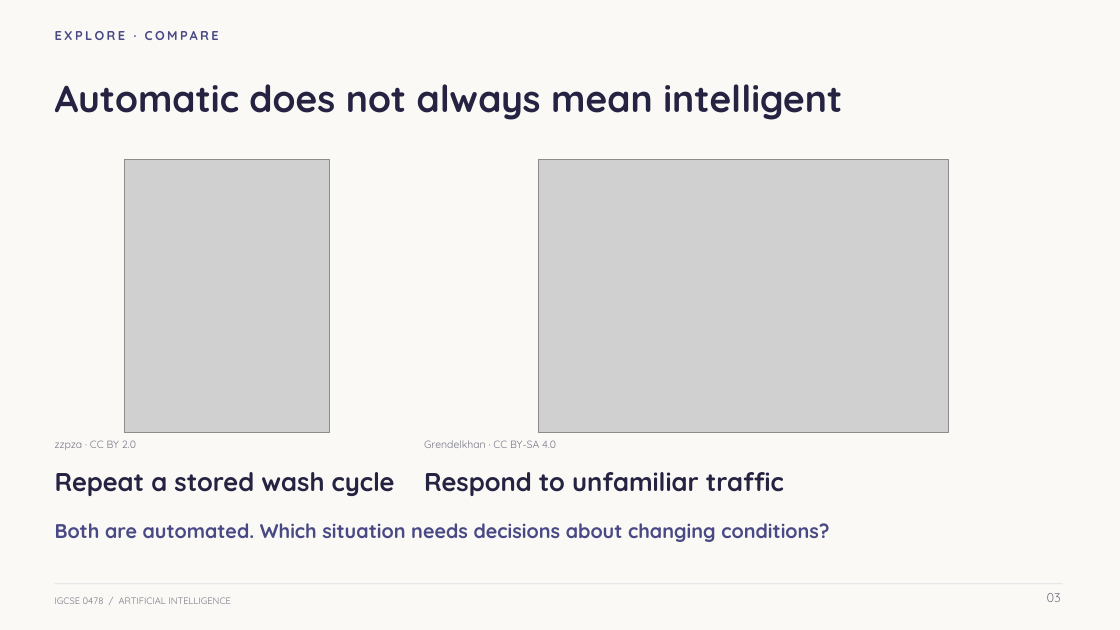
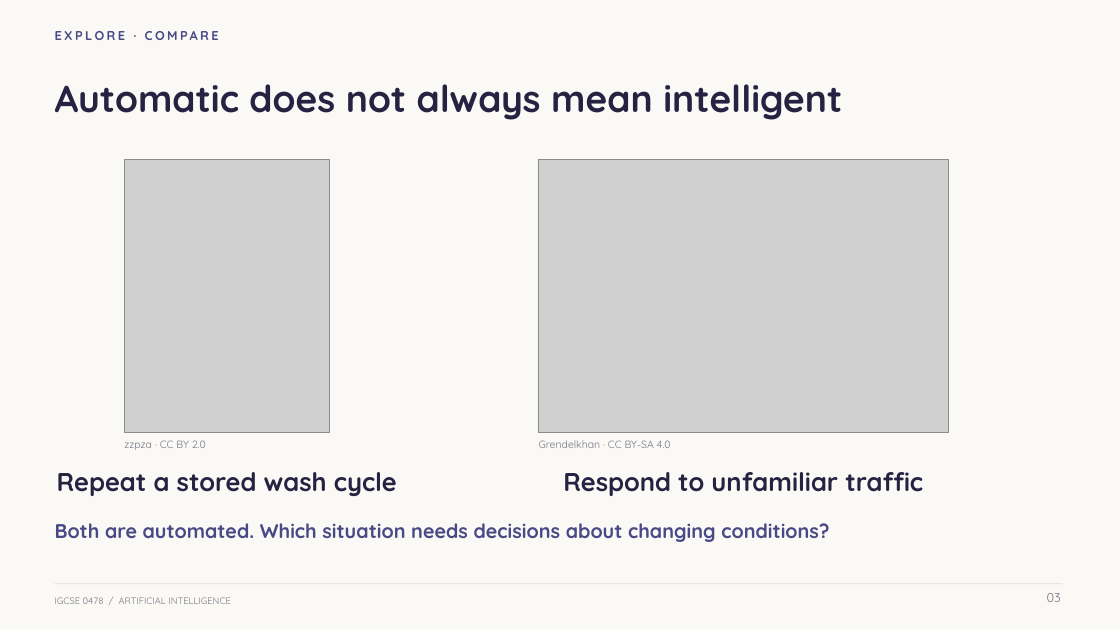
Before and after one commit to myk-sh/cs-lessons, a slide deck: slide 3 of 0478 P1/Artificial Intelligence/IGCSE_0478_Lesson_-_Artificial_Intelligence.pptx. Drawn at 1120x630 pixels with LibreOffice and Linux fonts; fonts in the diff are those of the drawing; grey boxes stand for pictures. Boxes give left, top, right and bottom in pixels: in the first picture for what was removed or moved away, otherwise in the second. Text is boxed around its words. In the diff, an @@ line names an element or a change of style, - is before the commit and + after.

```diff
--- a/0478 P1/Artificial Intelligence/IGCSE_0478_Lesson_-_Artificial_Intelligence.pptx
+++ b/0478 P1/Artificial Intelligence/IGCSE_0478_Lesson_-_Artificial_Intelligence.pptx
@@ text "zzpza · CC BY 2.0": place and size @@
-text "zzpza · CC BY 2.0" at [55, 440, 136, 450]
+text "zzpza · CC BY 2.0" at [124, 440, 206, 450]
@@ text "Grendelkhan · CC BY-SA 4.0": place and size @@
-text "Grendelkhan · CC BY-SA 4.0" at [424, 440, 556, 448]
+text "Grendelkhan · CC BY-SA 4.0" at [539, 440, 671, 448]
@@ text "Repeat a stored wash cycle" at [57, 472, 397, 496]: alignment left to centre @@
@@ text "Respond to unfamiliar traffic" at [563, 472, 923, 496]: alignment left to centre @@
```
Also in this commit, not shown: 6 other slides changed, 2 other files.
